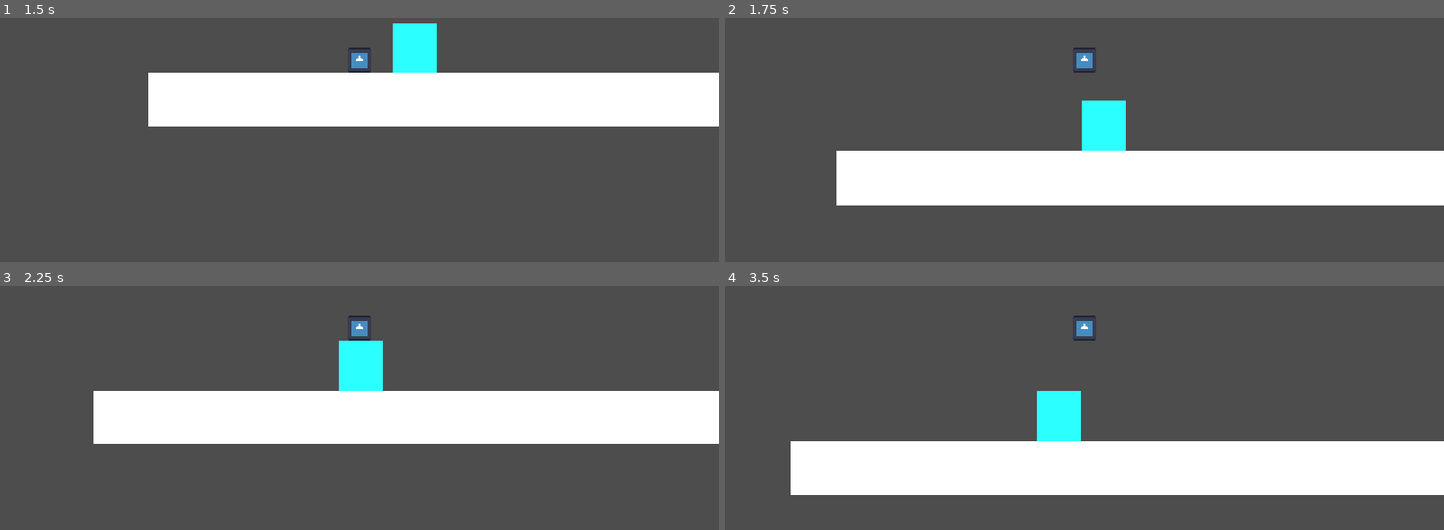
Above: before the commit, frames 1-4 (two rows, left to right).
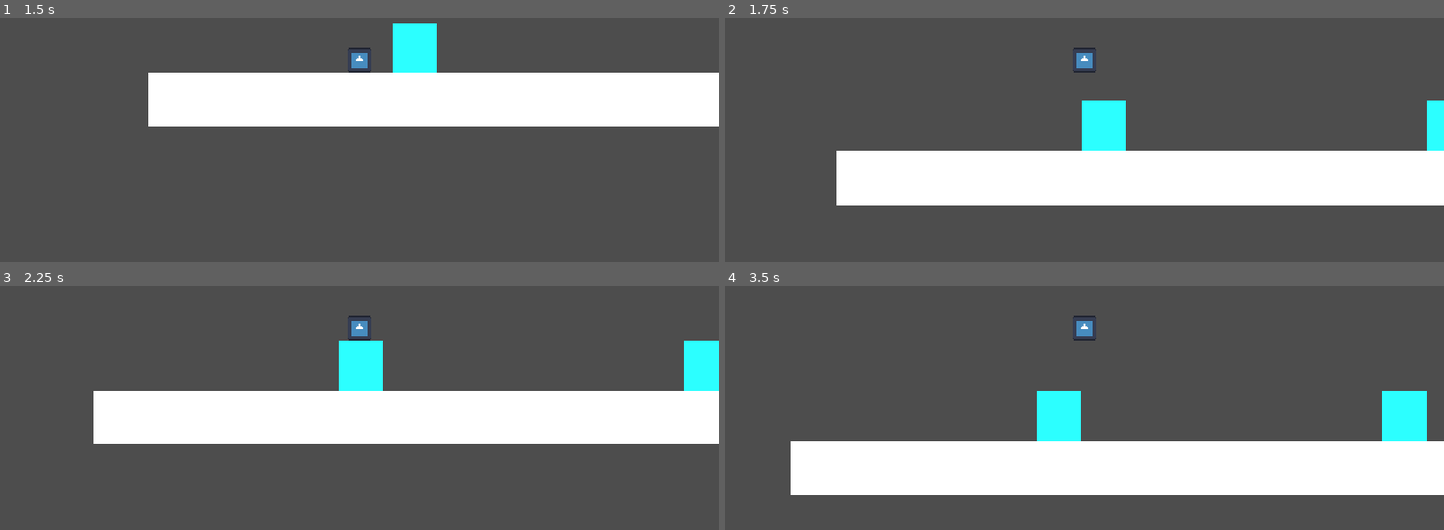
Above: after the commit, the same moments.

Repository: wazuwazu55/Game-Jam-week-two
Game: Godot game, scene res://node_2d.tscn
Two runs of this game, one before a commit and one after it. Both use one fixed random seed, a clock stepped at 60 frames per second and the inputs below. The engine's default icon, where the game draws it, is replaced by a stand-in: a white triangle on a blue panel in a dark square.
Inputs:
- Up to frame 1 (1.5 s): tap Enter (ui_accept) at 0.5, 0.77 s; hold Right (ui_right) from 0.53 s (still down)
- Up to frame 2 (1.75 s): keep holding Right (ui_right); tap Enter (ui_accept) at 1.52 s
- Up to frame 3 (2.25 s): release Right (ui_right) at 2.03 s; hold Left (ui_left) from 2.03 s (still down)
- Up to frame 4 (3.5 s): release Left (ui_left) at 2.78 s; hold Right (ui_right) from 2.78 s (still down); tap Enter (ui_accept) at 3.02 s

Frame 1 is identical in both runs. In frame 2, 0.5% of the frame differs, in the area x 97-100%, y 33-55%; in frame 3, 1.0%; in frame 4, 1.3%, in the area x 91-98%, y 43-64%.

Commit message:
new block

Diff:
--- a/gamejamweek2/node_2d.tscn
+++ b/gamejamweek2/node_2d.tscn
@@ -2,6 +2,10 @@
 
 [ext_resource type="Script" uid="uid://d08pq3ydqsnde" path="res://Player_Movement.gd" id="1_0e48y"]
 [ext_resource type="Texture2D" uid="uid://ciltmq43oju3i" path="res://icon.svg" id="2_epypp"]
+
+[sub_resource type="RectangleShape2D" id="RectangleShape2D_5qk0w"]
+
+[sub_resource type="QuadMesh" id="QuadMesh_5qk0w"]
 
 [sub_resource type="RectangleShape2D" id="RectangleShape2D_4fad1"]
 
@@ -11,10 +15,6 @@
 
 [sub_resource type="QuadMesh" id="QuadMesh_vyfme"]
 
-[sub_resource type="RectangleShape2D" id="RectangleShape2D_5qk0w"]
-
-[sub_resource type="QuadMesh" id="QuadMesh_5qk0w"]
-
 [node name="Main" type="Node2D" unique_id=1018373217]
 
 [node name="Main Screen" type="Node2D" parent="." unique_id=1351352914]
@@ -22,6 +22,19 @@
 [node name="Pause Menu" type="Node2D" parent="." unique_id=1563683831]
 
 [node name="Game" type="Node2D" parent="." unique_id=598611194]
+
+[node name="StaticBody2D2" type="StaticBody2D" parent="Game" unique_id=359765278]
+position = Vector2(502, 584.00006)
+scale = Vector2(1.8294992, 2.1012697)
+
+[node name="CollisionShape2D" type="CollisionShape2D" parent="Game/StaticBody2D2" unique_id=1731140338]
+shape = SubResource("RectangleShape2D_5qk0w")
+
+[node name="MeshInstance2D" type="MeshInstance2D" parent="Game/StaticBody2D2/CollisionShape2D" unique_id=1810791749]
+modulate = Color(0.41568628, 1, 1, 1)
+self_modulate = Color(0.41568628, 1, 1, 1)
+scale = Vector2(20.110569, 19.883167)
+mesh = SubResource("QuadMesh_5qk0w")
 
 [node name="Floor" type="StaticBody2D" parent="Game" unique_id=796051167]
 position = Vector2(2108, 627)
